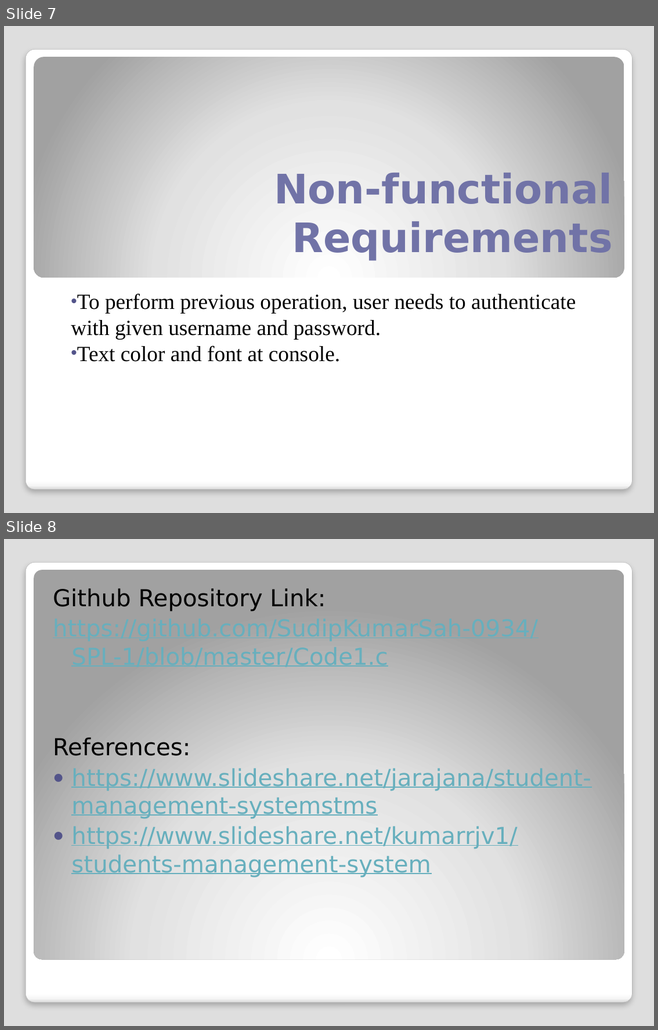
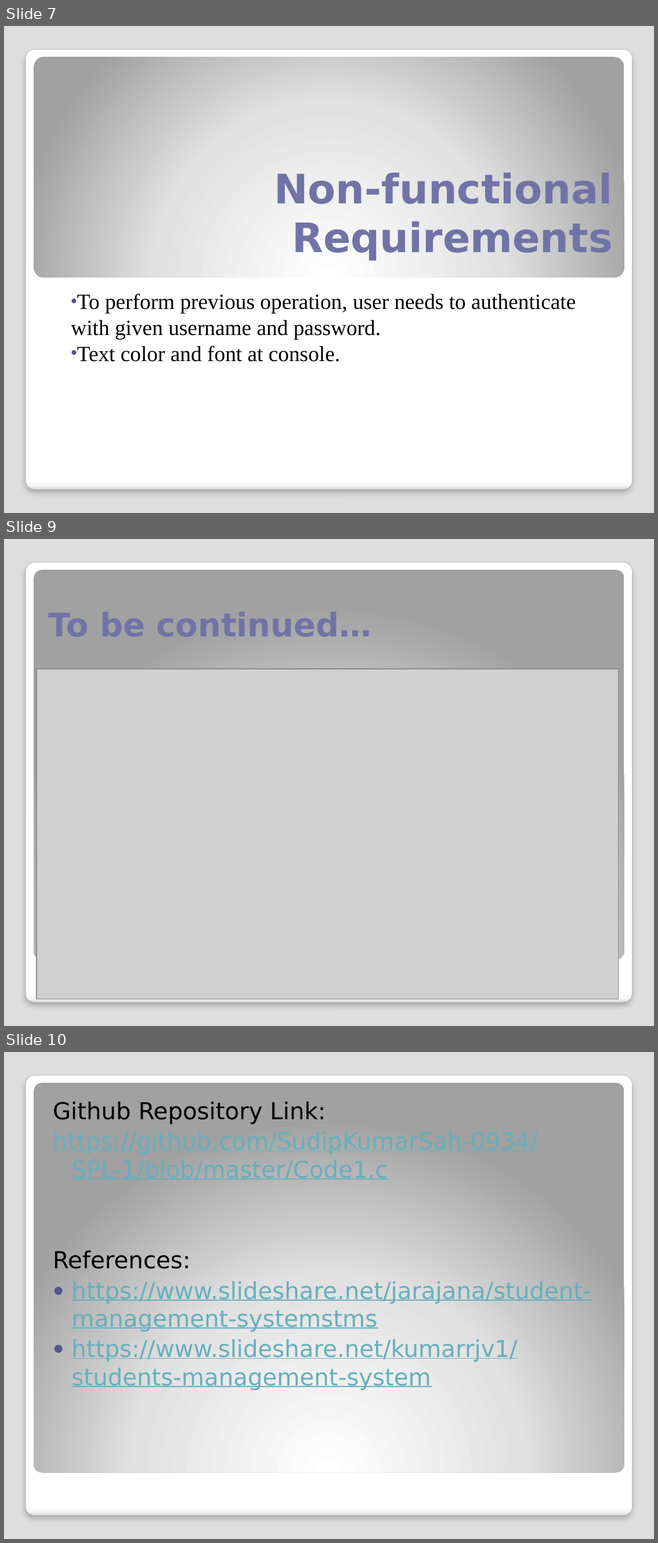
Before and after one commit to SudipKumarSah-0934/SPL-1, a slide deck: presentation.pptx. Shown one above the other, each under a label of ours: slides 7 and 8 before the commit, slides 7, 9 and 10 after it; the slides between them are not shown. The pictures are 658x1030 and 658x1543 pixels, drawn with LibreOffice and Linux fonts; fonts in the diff are those of the drawing; grey boxes stand for pictures. Boxes give left, top, right and bottom in pixels: in the first picture for what was removed or moved away, otherwise in the second. Text is boxed around its words. In the diff, an @@ line names an element or a change of style, - is before the commit and + after.

```diff
--- a/presentation.pptx
+++ b/presentation.pptx
@@ slide 9 added at bbox=[4, 539, 654, 1026], background #DEDEDE; not listed: 2 template elements that a slide beside it also shows @@
@@ title added at bbox=[48, 612, 372, 636], 36 pt, text #7273A7, bold @@
+To be continued…
@@ picture added at bbox=[36, 669, 618, 999] @@
@@ what was slide 8 is now slide 10 @@
```
Also in this commit, not shown: 2 other slides added, 1 slide removed.
